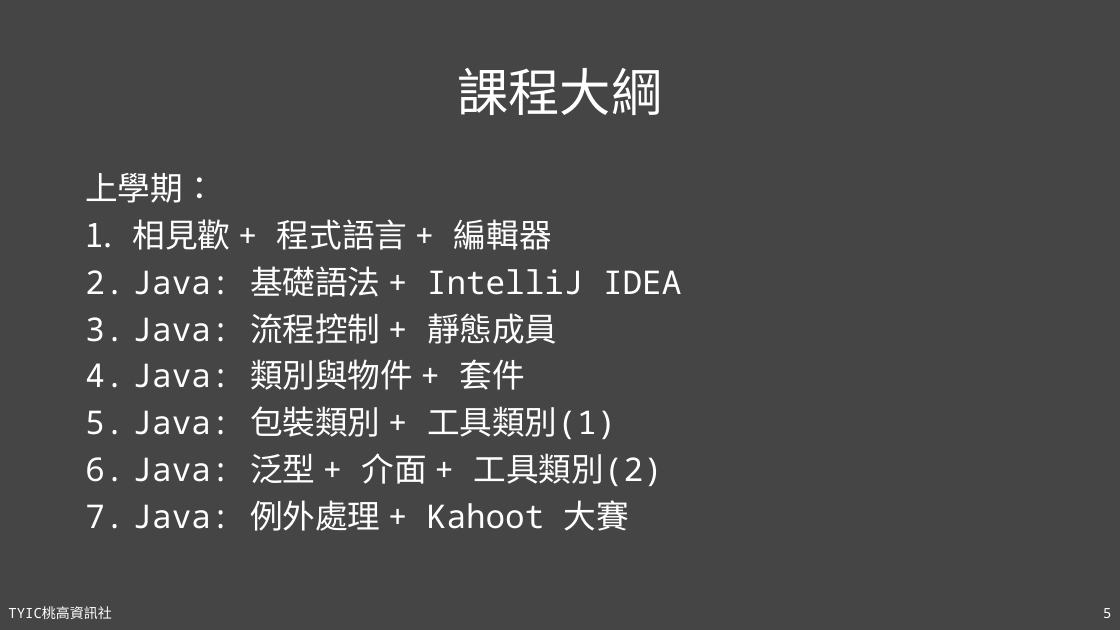
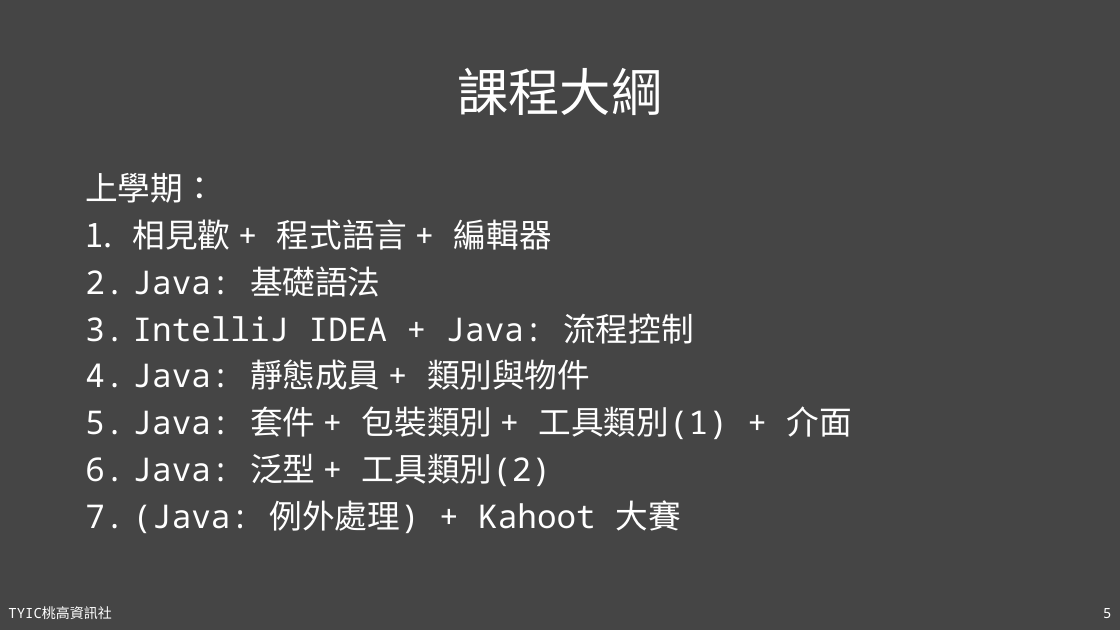
Before and after one commit to TYSHIC/slides, a slide deck: slide 5 of powerpoint/01_基本事項.pptx. Drawn at 1120x630 pixels with LibreOffice and Linux fonts; fonts in the diff are those of the drawing. Boxes give left, top, right and bottom in pixels: in the first picture for what was removed or moved away, otherwise in the second. Text is boxed around its words. In the diff, an @@ line names an element or a change of style, - is before the commit and + after.

```diff
--- a/powerpoint/01_基本事項.pptx
+++ b/powerpoint/01_基本事項.pptx
@@ text at bbox=[133, 266, 852, 533]: text changed @@
-2. Java: 基礎語法 + IntelliJ IDEA
-3. Java: 流程控制 + 靜態成員
-4. Java: 類別與物件 + 套件
-5. Java: 包裝類別 + 工具類別(1)
-6. Java: 泛型 + 介面 + 工具類別(2)
-7. Java: 例外處理 + Kahoot 大賽
+2. Java: 基礎語法
+3. IntelliJ IDEA + Java: 流程控制
+4. Java: 靜態成員 + 類別與物件
+5. Java: 套件 + 包裝類別 + 工具類別(1) + 介面
+6. Java: 泛型 + 工具類別(2)
+7. (Java: 例外處理) + Kahoot 大賽
```
Also in this commit, not shown: 1 other slide changed, 11 other files.
